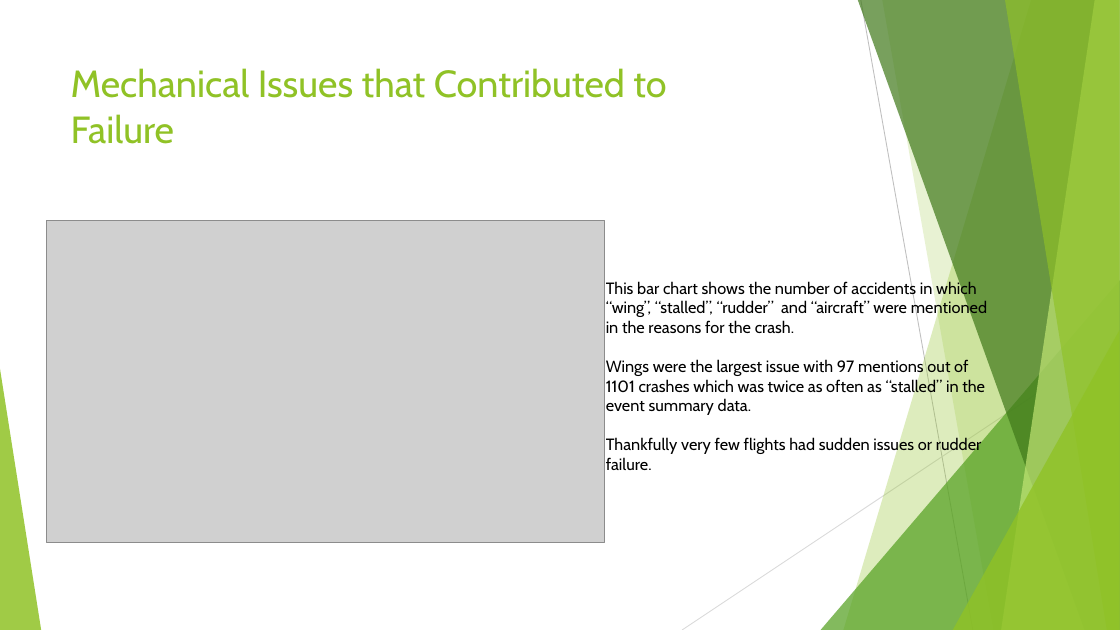
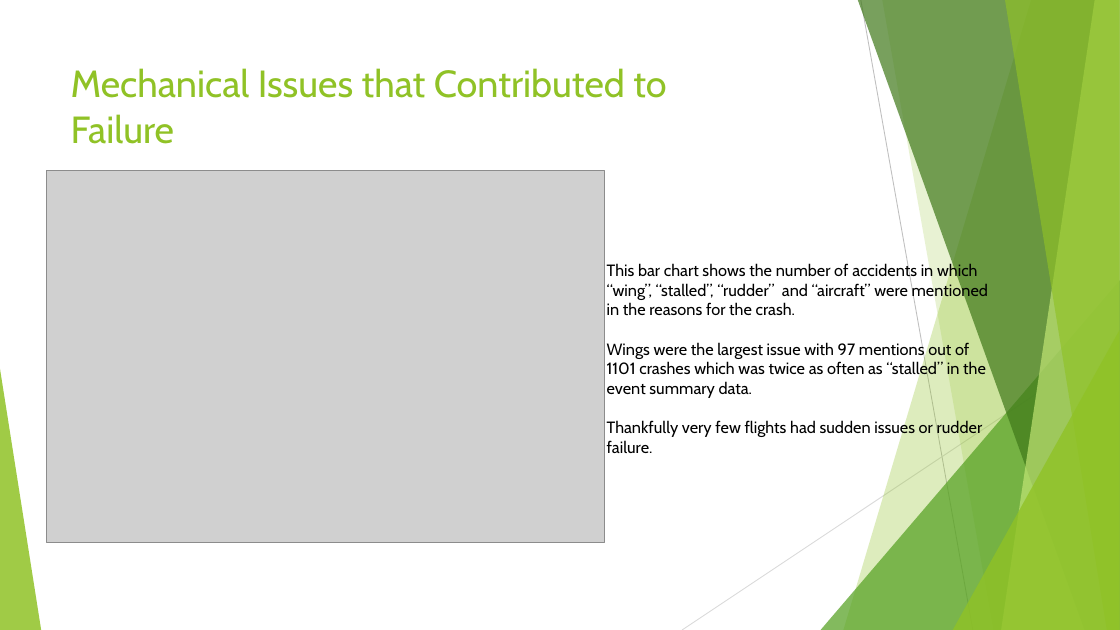
Before and after one commit to MZt92-ui/Project-1-Group-3, a slide deck: slide 7 of plane_crash_presentation_Rob.pptx. Drawn at 1120x630 pixels with LibreOffice and Linux fonts; fonts in the diff are those of the drawing; grey boxes stand for pictures. Boxes give left, top, right and bottom in pixels: in the first picture for what was removed or moved away, otherwise in the second. Text is boxed around its words. In the diff, an @@ line names an element or a change of style, - is before the commit and + after.

```diff
--- a/plane_crash_presentation_Rob.pptx
+++ b/plane_crash_presentation_Rob.pptx
@@ picture: place and size @@
-picture at bbox=[46, 220, 605, 542]
+picture at bbox=[46, 171, 605, 542]
@@ text "This bar chart shows the ...": place and size @@
-text "This bar chart shows the ..." at bbox=[606, 280, 987, 470]
+text "This bar chart shows the ..." at bbox=[607, 263, 988, 453]
```
Also in this commit, not shown: 2 other slides changed.
